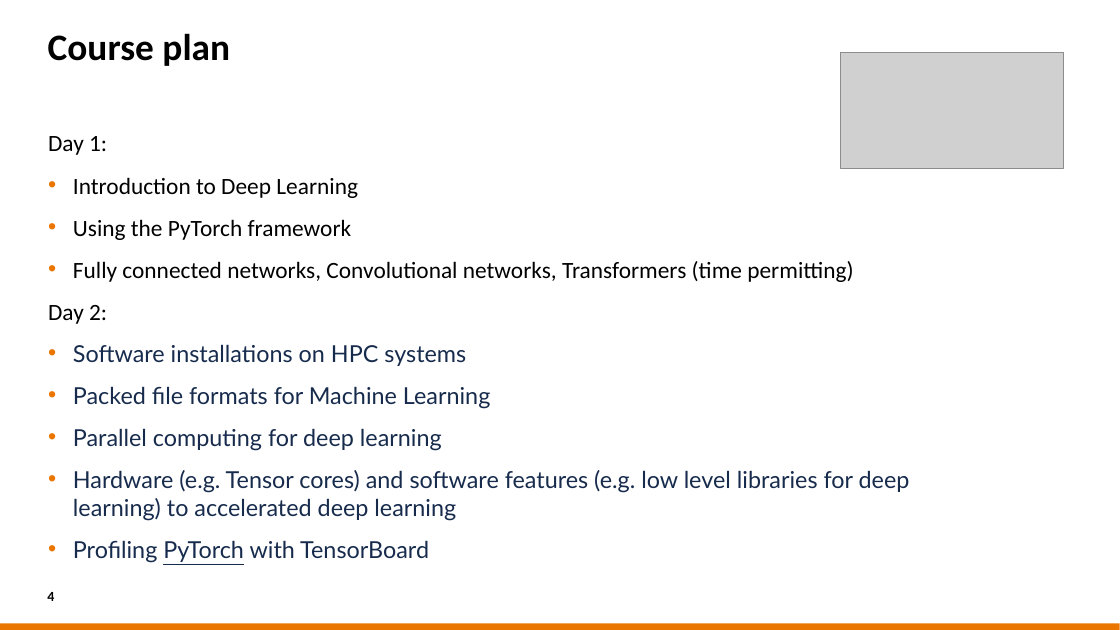
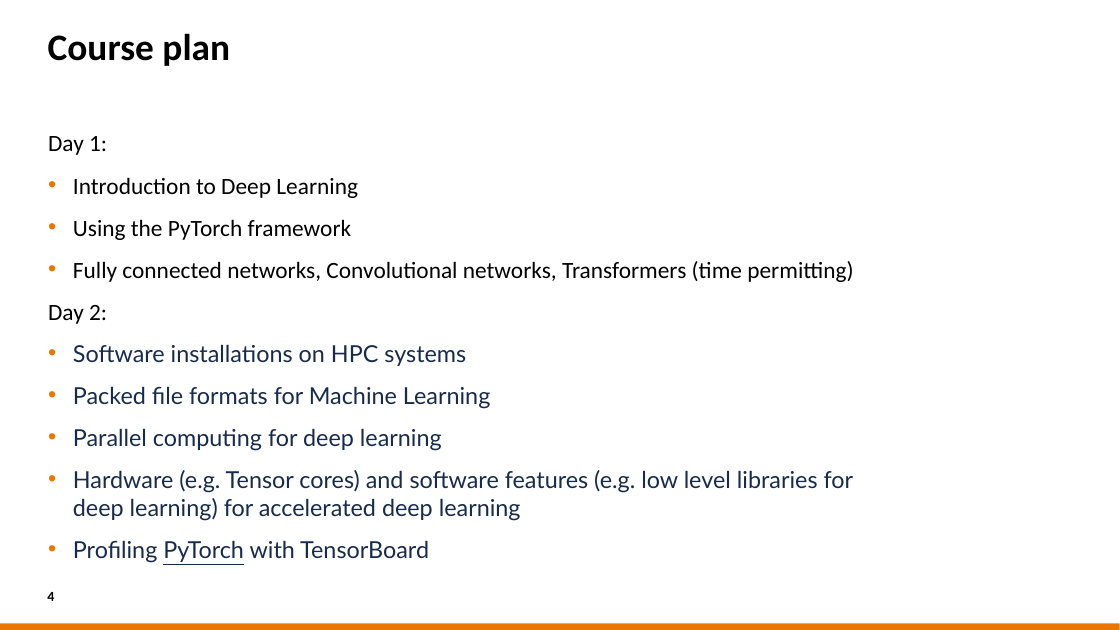
Before and after one commit to sara-nl/HPML-course-materials, a slide deck: slide 4 of Day1/slides/EuroHPC_HPML_welcome.pptx. Drawn at 1120x630 pixels with LibreOffice and Linux fonts; fonts in the diff are those of the drawing; grey boxes stand for pictures; background and template pictures are left out. Boxes give left, top, right and bottom in pixels: in the first picture for what was removed or moved away, otherwise in the second. Text is boxed around its words. In the diff, an @@ line names an element or a change of style, - is before the commit and + after.

```diff
--- a/Day1/slides/EuroHPC_HPML_welcome.pptx
+++ b/Day1/slides/EuroHPC_HPML_welcome.pptx
@@ picture removed at [841,53,1064,169] @@
@@ text at [73,470,854,521]: text changed @@
-• Hardware (e.g. Tensor cores) and software features (e.g. low level libraries for deep learning) to accelerated deep learning
+• Hardware (e.g. Tensor cores) and software features (e.g. low level libraries for deep learning) for accelerated deep learning
```
Also in this commit, not shown: 3 other slides changed, 1 slide added, 3 slides removed, 1 other file.
